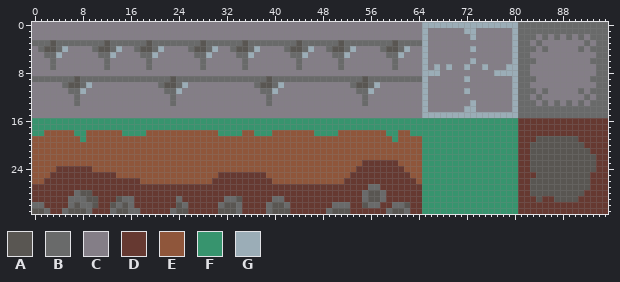
Two versions of one sprite sheet, resources/atlas.png. That is the earlier state.
The file is 96x32 pixels.
Palette (. is transparent): A #595652  B #696a6a  C #847e87  D #663931  E #8f563b  F #37946e  G #9badb7
Pixels before (only the part around the change), first column x 0:
 0 CCCCCCCCCCCCCCCCCCCCCCCCCCCCCCCCCCCCCCCCCCCCCCCCCCCCCCCCCCCCCCCCCGGGGGGGGGGGGGGGGBBBBBBBBBBBBBBB
 1 CCCCCCCCCCCCCCCCCCCCCCCCCCCCCCCCCCCCCCCCCCCCCCCCCCCCCCCCCCCCCCCCCGCCCCCCGGCCCCCCGBBBBBBBBBBBBBBB
 2 CCCCCCCCCCCCCCCCCCCCCCCCCCCCCCCCCCCCCCCCCCCCCCCCCCCCCCCCCCCCCCCCCGCCCCCCCGCCCCCCGBBBCBCBCBCBCBBB
 3 BBBABBBBBBBBABBBBBBABBBBBBBBABBBBBBABBBBBBBBABBBBBBABBBBBBBBABBBBGCCCCCCCCCCCCCCGBBCBCCCCCCCBCBB
 4 CBAABGCCCCBAABGCCBAABGCCCCBAABGCCBAABGCCCCBAABGCCBAABGCCCCBAABGCCGCCCCCCCGCCCCCCGBBBCBCCCCCBCBBB
 5 CCBBGCCCCCCBBGCCCCBBGCCCCCCBBGCCCCBBGCCCCCCBBGCCCCBBGCCCCCCBBGCCCGCCCCCCCCCCCCCCGBBCCCCCCCCCCCBB
 6 CCCBCCCCCCCCBCCCCCCBCCCCCCCCBCCCCCCBCCCCCCCCBCCCCCCBCCCCCCCCBCCCCGCCCCCCCGCCCCCCGBBBCCCCCCCCCBBB
 7 CCCBCCCCCCCCBCCCCCCBCCCCCCCCBCCCCCCBCCCCCCCCBCCCCCCBCCCCCCCCBCCCCGCGCGCCGCCGCCCGGBBCCCCCCCCCCCBB
 8 CCCCCCCCCCCCCCCCCCCCCCCCCCCCCCCCCCCCCCCCCCCCCCCCCCCCCCCCCCCCCCCCCGGGCCCCCCCCCGGGGBBCCCCCCCCCCCBB
 9 BBBBBBBABBBBBBBBBBBBBBBABBBBBBBBBBBBBBBABBBBBBBBBBBBBBBABBBBBBBBBGCCCCCCGCCCCCCCGBBBCCCCCCCCCBBB
10 CCCCCBAABGCCCCCCCCCCCBAABGCCCCCCCCCCCBAABGCCCCCCCCCCCBAABGCCCCCCCGCCCCCCCCCCCCCCGBBCCCCCCCCCCCBB
11 CCCCCCBBGCCCCCCCCCCCCCBBGCCCCCCCCCCCCCBBGCCCCCCCCCCCCCBBGCCCCCCCCGCCCCCCGCCCCCCCGBBBCBCCCCCBCBBB
12 CCCCCCCBCCCCCCCCCCCCCCCBCCCCCCCCCCCCCCCBCCCCCCCCCCCCCCCBCCCCCCCCCGCCCCCCCCCCCCCCGBBCBCCCCCCCBCBB
13 CCCCCCCBCCCCCCCCCCCCCCCBCCCCCCCCCCCCCCCBCCCCCCCCCCCCCCCBCCCCCCCCCGCCCCCCCGCCCCCCGBBBCBCBCBCBCBBB
14 CCCCCCCCCCCCCCCCCCCCCCCCCCCCCCCCCCCCCCCCCCCCCCCCCCCCCCCCCCCCCCCCCGCCCCCCGGCCCCCCGBBBBBBBBBBBBBBB
15 CCCCCCCCCCCCCCCCCCCCCCCCCCCCCCCCCCCCCCCCCCCCCCCCCCCCCCCCCCCCCCCCCGGGGGGGGGGGGGGGGBBBBBBBBBBBBBBB
16 FFFFFFFFFFFFFFFFFFFFFFFFFFFFFFFFFFFFFFFFFFFFFFFFFFFFFFFFFFFFFFFFFFFFFFFFFFFFFFFFFDDDDDDDDDDDDDDD
17 FFFFFFFFFFFFFFFFFFFFFFFFFFFFFFFFFFFFFFFFFFFFFFFFFFFFFFFFFFFFFFFFFFFFFFFFFFFFFFFFFDDDDDDDDDDDDDDD
18 FFEEEEEFFEEEEEEFFFFEEEEEEEEEEEEFFFFEEFFFEEEEEEEFFFFEEEEEEEEFFEEFFFFFFFFFFFFFFFFFFDDDDDDDDDDDDDDD
19 EEEEEEEEFEEEEEEEEEEEEEEEEEEEEEEEEEEEEEEEEEEEEEEEEEEEEEEEEEEEFEEEEFFFFFFFFFFFFFFFFDDDAAAAAAADDDDD
20 EEEEEEEEEEEEEEEEEEEEEEEEEEEEEEEEEEEEEEEEEEEEEEEEEEEEEEEEEEEEEEEEEFFFFFFFFFFFFFFFFDDAAAAAAAAADDDD
21 EEEEEEEEEEEEEEEEEEEEEEEEEEEEEEEEEEEEEEEEEEEEEEEEEEEEEEEEEEEEEEEEEFFFFFFFFFFFFFFFFDDAAAAAAAAAADDD
22 EEEEEEEEEEEEEEEEEEEEEEEEEEEEEEEEEEEEEEEEEEEEEEEEEEEEEEEEEEEEEEEEEFFFFFFFFFFFFFFFFDDAAAAAAAAAAADD
23 EEEEEEEEEEEEEEEEEEEEEEEEEEEEEEEEEEEEEEEEEEEEEEEEEEEEEEEDDDDDDEEEEFFFFFFFFFFFFFFFFDDAAAAAAAAAAADD
24 EEEEDDDDDDEEEEEEEEEEEEEEEEEEEEEEEEEEEEEEEEEEEEEEEEEEEEDDDDDDDDEEEFFFFFFFFFFFFFFFFDDAAAAAAAAAAADD
25 EEEDDDDDDDDDDDEEEEEEEEEEEEEEEEEDDDDDDDDEEEEEEEEEEEEEEDDDDDDDDDDEEFFFFFFFFFFFFFFFFDDDAAAAAAAAADDD
26 EEDDDDDDDDDDDDDDDDEEEEEEEEEEEEDDDDDDDDDDEEEEEEEEEEEEDDDDDDDDDDDDEFFFFFFFFFFFFFFFFDDAAAAAAAAAADDD
27 DDDDDDDDDDDDDDDDDDDDDDDDDDDDDDDDDDDDDDDDDDDDDDDDDDDDDDDDBBDDDDDDDFFFFFFFFFFFFFFFFDDAAAAAAAAAADDD
28 DDDDDDDBAADDDDDDDDDDDDDDDDDDDDDDDDDDDDDDDDDDDDDDDDDDDDDBAABDDDDDDFFFFFFFFFFFFFFFFDDAAAAAAAAADDDD
29 DDDDDDBBBAADDDABBDDDDDDDBDDDDDDDBBADDDDDBBDDDDDDDDDDDDDBAABDDDDDDFFFFFFFFFFFFFFFFDDDADDAAAADDDDD
30 BBDDDDBABBADDABABDDDDDDDABDDDDDBAABDDDDBAABDDDDDDDBBBDDABBDDBBADDFFFFFFFFFFFFFFFFDDDDDDDDDDDDDDD
31 AABDDBAAABDDDBAABBDDDDDBAADDDDDAAABDDDDBAAADDDDDDBAAADDDDDDBAABDDFFFFFFFFFFFFFFFFDDDDDDDDDDDDDDD
The same view after the edit:
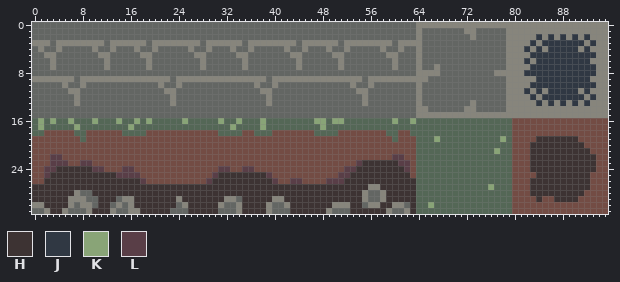
Colours new in this view: H #3d3333  J #303843  K #89a477  L #593e47
Change:
colour B: #696a6a -> #87857c
colour C: #847e87 -> #636663
colour E: #8f563b -> #734c44
colour F: #37946e -> #546756
y 0: x 64..80 CGGGGGGGGGGGGGGGG -> BBBBBBBBBBBBBBBBB
y 1: x 64..65 CG -> BC; x 72..73 GG -> BB; x 79..80 CG -> BB
y 2: x 64..65 CG -> BC; x 73 G -> B; x 79..80 CG -> BB; x 84 C -> J; x 86 C -> J; x 88 C -> J; x 90 C -> J; x 92 C -> J
y 3: x 3 A -> C; x 12 A -> C; x 19 A -> C; x 28 A -> C; x 35 A -> C; x 44 A -> C; x 51 A -> C; x 60 A -> C; x 65 G -> C; x 79..80 CG -> BB; x 83 C -> J; x 85..91 CCCCCCC -> JJJJJJJ; x 93 C -> J
y 4: x 2..3 AA -> CC; x 5 G -> C; x 11..12 AA -> CC; x 14 G -> C; x 18..19 AA -> CC; x 21 G -> C; x 27..28 AA -> CC; x 30 G -> C; x 34..35 AA -> CC; x 37 G -> C; x 43..44 AA -> CC; x 46 G -> C; x 50..51 AA -> CC; x 53 G -> C; x 59..60 AA -> CC; x 62 G -> C; x 64..65 CG -> BC; x 73 G -> C; x 79..80 CG -> BB; x 82 B -> J; x 84 C -> J; x 86..90 CCCCC -> JJJJJ; x 92 C -> J
y 5: x 4 G -> C; x 13 G -> C; x 20 G -> C; x 29 G -> C; x 36 G -> C; x 45 G -> C; x 52 G -> C; x 61 G -> C; x 64..65 CG -> BC; x 79..80 CG -> BB; x 83..93 CCCCCCCCCCC -> JJJJJJJJJJJ
y 6: x 64..65 CG -> BC; x 73 G -> C; x 79..80 CG -> BB; x 82 B -> J; x 84..92 CCCCCCCCC -> JJJJJJJJJ
y 7: x 64..65 CG -> BC; x 67 G -> B; x 69 G -> C; x 72 G -> C; x 75 G -> C; x 79..80 GG -> BB; x 83..93 CCCCCCCCCCC -> JJJJJJJJJJJ
y 8: x 64..67 CGGG -> BBBB; x 77..80 GGGG -> BBBB; x 82..93 BCCCCCCCCCCC -> JJJJJJJJJJJJ
y 9: x 7 A -> C; x 23 A -> C; x 39 A -> C; x 55 A -> C; x 65 G -> B; x 72 G -> C; x 79..80 CG -> BB; x 84..92 CCCCCCCCC -> JJJJJJJJJ
y 10: x 6..7 AA -> CC; x 9 G -> C; x 22..23 AA -> CC; x 25 G -> C; x 38..39 AA -> CC; x 41 G -> C; x 54..55 AA -> CC; x 57 G -> C; x 64..65 CG -> BC; x 79..80 CG -> BB; x 83..93 CCCCCCCCCCC -> JJJJJJJJJJJ
y 11: x 8 G -> C; x 24 G -> C; x 40 G -> C; x 56 G -> C; x 64..65 CG -> BC; x 72 G -> C; x 79..80 CG -> BB; x 82 B -> J; x 84 C -> J; x 86..90 CCCCC -> JJJJJ; x 92 C -> J
y 12: x 64..65 CG -> BC; x 79..80 CG -> BB; x 83 C -> J; x 85..91 CCCCCCC -> JJJJJJJ; x 93 C -> J
y 13: x 64..65 CG -> BC; x 73 G -> B; x 79..80 CG -> BB; x 84 C -> J; x 86 C -> J; x 88 C -> J; x 90 C -> J; x 92 C -> J
y 14: x 64..65 CG -> BB; x 72..73 GG -> BB; x 79..80 CG -> BB
y 15: x 64..80 CGGGGGGGGGGGGGGGG -> BBBBBBBBBBBBBBBBB
y 16: x 1 F -> K; x 3 F -> K; x 6 F -> K; x 10 F -> K; x 14 F -> K; x 17 F -> K; x 19 F -> K; x 25 F -> K; x 31 F -> K; x 34 F -> K; x 38 F -> K; x 47..48 FF -> KK; x 50..51 FF -> KK; x 60 F -> K; x 63 F -> K; x 80..95 FDDDDDDDDDDDDDDD -> EEEEEEEEEEEEEEEE
y 17: x 1 F -> K; x 7 F -> K; x 16 F -> K; x 33 F -> K; x 38 F -> K; x 48 F -> K; x 80..95 FDDDDDDDDDDDDDDD -> EEEEEEEEEEEEEEEE
y 18: x 80..95 FDDDDDDDDDDDDDDD -> EEEEEEEEEEEEEEEE
y 19: x 64 E -> F; x 67 F -> K; x 78 F -> K; x 80..95 FDDDAAAAAAADDDDD -> EEEEHHHHHHHEEEEE
y 20: x 64 E -> F; x 80..95 FDDAAAAAAAAADDDD -> EEEHHHHHHHHHEEEE
y 21: x 64 E -> F; x 77 F -> K; x 80..95 FDDAAAAAAAAAADDD -> EEEHHHHHHHHHHEEE
y 22: x 3..4 EE -> LL; x 60..61 EE -> LL; x 64 E -> F; x 80..95 FDDAAAAAAAAAAADD -> EEEHHHHHHHHHHHEE
y 23: x 3..5 EEE -> LLL; x 8..9 EE -> LL; x 54..62 EDDDDDDEE -> LHHHHHHLL; x 64 E -> F; x 80..95 FDDAAAAAAAAAAADD -> EEEHHHHHHHHHHHEE
y 24: x 2..11 EEDDDDDDEE -> LLHHHHHHLL; x 15..16 EE -> LL; x 31..32 EE -> LL; x 35..36 EE -> LL; x 52..62 EEDDDDDDDDE -> LLHHHHHHHHL; x 64 E -> F; x 80..95 FDDAAAAAAAAAAADD -> EEEHHHHHHHHHHHEE
y 25: x 2..17 EDDDDDDDDDDDEEEE -> LHHHHHHHHHHHLLLL; x 30..39 EDDDDDDDDE -> LHHHHHHHHL; x 51..62 EEDDDDDDDDDD -> LLHHHHHHHHHH; x 64 E -> F; x 80..95 FDDDAAAAAAAAADDD -> EEEEHHHHHHHHHEEE
y 26: x 2..18 DDDDDDDDDDDDDDDDE -> HHHHHHHHHHHHHHHHL; x 29..40 EDDDDDDDDDDE -> LHHHHHHHHHHL; x 43..44 EE -> LL; x 49..64 EEEDDDDDDDDDDDDE -> LLLHHHHHHHHHHHHF; x 80..95 FDDAAAAAAAAAADDD -> EEEHHHHHHHHHHEEE
y 27: x 0..55 DDDDDDDDDDDDDDDDDDDDDDDDDDDDDDDDDDDDDDDDDDDDDDDDDDDDDDDD -> HHHHHHHHHHHHHHHHHHHHHHHHHHHHHHHHHHHHHHHHHHHHHHHHHHHHHHHH; x 58..64 DDDDDDD -> HHHHHHF; x 76 F -> K; x 80..95 FDDAAAAAAAAAADDD -> EEEHHHHHHHHHHEEE
y 28: x 0..6 DDDDDDD -> HHHHHHH; x 8..54 AADDDDDDDDDDDDDDDDDDDDDDDDDDDDDDDDDDDDDDDDDDDDD -> CCHHHHHHHHHHHHHHHHHHHHHHHHHHHHHHHHHHHHHHHHHHHHH; x 56..57 AA -> CC; x 59..64 DDDDDD -> HHHHHF; x 80..95 FDDAAAAAAAAADDDD -> EEEHHHHHHHHHEEEE
y 29: x 0..5 DDDDDD -> HHHHHH; x 9..14 AADDDA -> CCHHHC; x 17..23 DDDDDDD -> HHHHHHH; x 25..31 DDDDDDD -> HHHHHHH; x 34..39 ADDDDD -> CHHHHH; x 42..54 DDDDDDDDDDDDD -> HHHHHHHHHHHHH; x 56..57 AA -> CC; x 59..64 DDDDDD -> HHHHHF; x 80..95 FDDDADDAAAADDDDD -> EEEEHEEHHHHEEEEE
y 30: x 2..5 DDDD -> HHHH; x 7 A -> C; x 10..13 ADDA -> CHHC; x 15 A -> C; x 17..24 DDDDDDDA -> HHHHHHHC; x 26..30 DDDDD -> HHHHH; x 32..33 AA -> CC; x 35..38 DDDD -> HHHH; x 40..41 AA -> CC; x 43..49 DDDDDDD -> HHHHHHH; x 53..55 DDA -> HHC; x 58..59 DD -> HH; x 62..64 ADD -> CHF; x 66 F -> K; x 80..95 FDDDDDDDDDDDDDDD -> EEEEEEEEEEEEEEEE
y 31: x 0..1 AA -> CC; x 3..4 DD -> HH; x 6..8 AAA -> CCC; x 10..12 DDD -> HHH; x 14..15 AA -> CC; x 18..33 DDDDDBAADDDDDAAA -> HHHHHCCCHHHHHCCC; x 35..38 DDDD -> HHHH; x 40..48 AAADDDDDD -> CCCHHHHHH; x 50..58 AAADDDDDD -> CCCHHHHHH; x 60..61 AA -> CC; x 63..64 DD -> HF; x 80..95 FDDDDDDDDDDDDDDD -> EEEEEEEEEEEEEEEE
